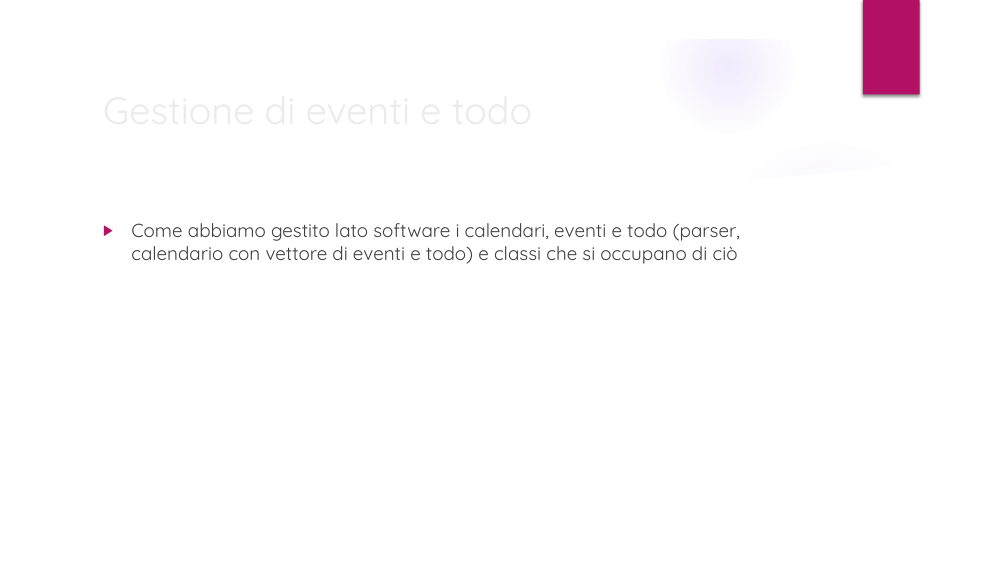
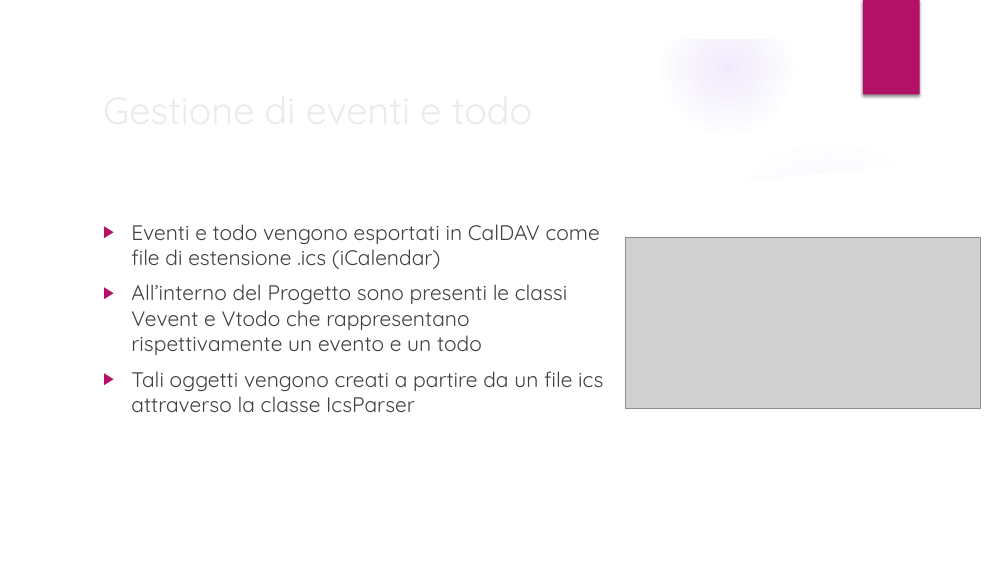
Before and after one commit to piccirilloth/Calendar-and-To-Do-list-CalDav, a slide deck: slide 7 of slides/presentazione.pptx (slide 5 before the commit). Drawn at 1008x567 pixels with LibreOffice and Linux fonts; fonts in the diff are those of the drawing; grey boxes stand for pictures; background and template pictures are left out. Boxes give left, top, right and bottom in pixels: in the first picture for what was removed or moved away, otherwise in the second. Text is boxed around its words. In the diff, an @@ line names an element or a change of style, - is before the commit and + after.

```diff
--- a/slides/presentazione.pptx
+++ b/slides/presentazione.pptx
@@ text at <box>131,224,603,412</box>: text changed; size 18 to 20 pt @@
-▶ Come abbiamo gestito lato software i calendari, eventi e todo (parser, calendario con vettore di eventi e todo) e classi che si occupano di ciò
+▶ Eventi e todo vengono esportati in CalDAV come file di estensione .ics (iCalendar)
+▶ All’interno del Progetto sono presenti le classi Vevent e Vtodo che rappresentano rispettivamente un evento e un todo
+▶ Tali oggetti vengono creati a partire da un file ics attraverso la classe IcsParser
@@ picture added at <box>626,237,981,408</box> @@
```
Also in this commit, not shown: 10 other slides changed, 2 slides added.
